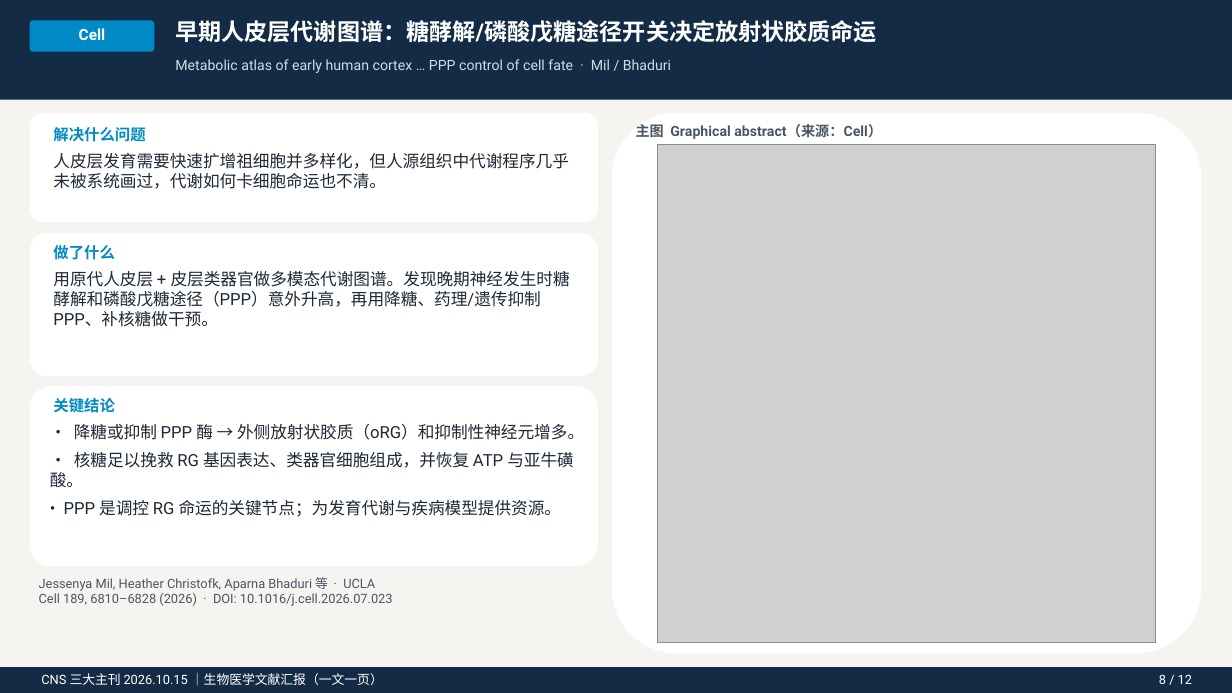
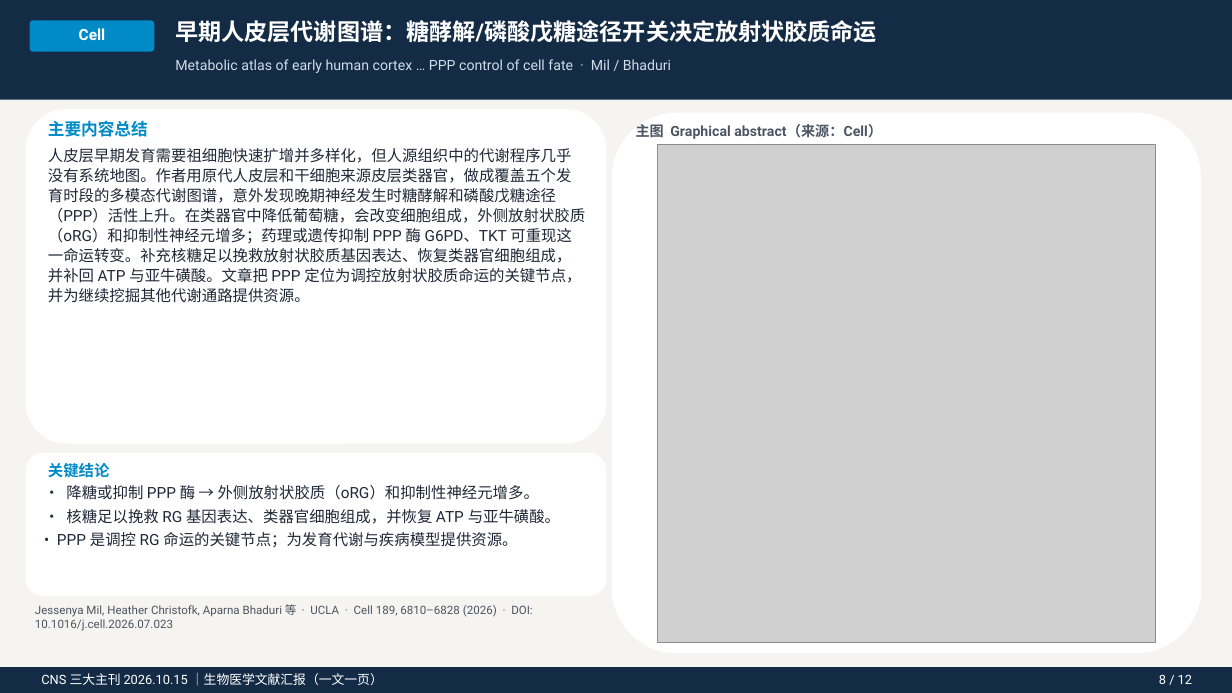
Before and after one commit to zh798858037-sys/AI, a slide deck: slide 10 of CNS_20261015_生物医学文献汇报.pptx. Drawn at 1232x693 pixels with LibreOffice and Linux fonts; fonts in the diff are those of the drawing; grey boxes stand for pictures. Boxes give left, top, right and bottom in pixels: in the first picture for what was removed or moved away, otherwise in the second. Text is boxed around its words. In the diff, an @@ line names an element or a change of style, - is before the commit and + after.

```diff
--- a/CNS_20261015_生物医学文献汇报.pptx
+++ b/CNS_20261015_生物医学文献汇报.pptx
@@ rounded rectangle: place and size @@
-rounded rectangle at bbox=[30, 233, 598, 376]
+rounded rectangle at bbox=[26, 109, 606, 444]
@@ rounded rectangle removed at bbox=[30, 113, 598, 222] @@
@@ text at bbox=[48, 148, 585, 303]: text changed; size 13 to 12 pt @@
-用原代人皮层 + 皮层类器官做多模态代谢图谱。发现晚期神经发生时糖酵解和磷酸戊糖途径（PPP）意外升高，再用降糖、药理/遗传抑制 PPP、补核糖做干预。
+人皮层早期发育需要祖细胞快速扩增并多样化，但人源组织中的代谢程序几乎没有系统地图。作者用原代人皮层和干细胞来源皮层类器官，做成覆盖五个发育时段的多模态代谢图谱，意外发现晚期神经发生时糖酵解和磷酸戊糖途径（PPP）活性上升。在类器官中降低葡萄糖，会改变细胞组成，外侧放射状胶质（oRG）和抑制性神经元增多；药理或遗传抑制 PPP 酶 G6PD、TKT 可重现这一命运转变。补充核糖足以挽救放射状胶质基因表达、恢复类器官细胞组成，并补回 ATP 与亚牛磺酸。文章把 PPP 定位为调控放射状胶质命运的关键节点，并为继续挖掘其他代谢通路提供资源。
@@ text added at bbox=[48, 120, 148, 137], 13 pt, text #008BC7, bold @@
+主要内容总结
@@ text removed at bbox=[53, 127, 145, 142] @@
-解决什么问题
@@ text removed at bbox=[53, 153, 569, 189] @@
-人皮层发育需要快速扩增祖细胞并多样化，但人源组织中代谢程序几乎未被系统画过，代谢如何卡细胞命运也不清。
@@ text removed at bbox=[53, 245, 115, 260] @@
-做了什么
@@ rounded rectangle: place and size @@
-rounded rectangle at bbox=[30, 386, 598, 567]
+rounded rectangle at bbox=[26, 453, 606, 596]
@@ text "• 降糖或抑制 PPP 酶 → ...": place and size @@
-text "• 降糖或抑制 PPP 酶 → ..." at bbox=[50, 424, 584, 517]
+text "• 降糖或抑制 PPP 酶 → ..." at bbox=[57, 485, 560, 548]
@@ text "• 降糖或抑制 PPP 酶 → ..." at bbox=[57, 485, 560, 548]: size 13 to 12 pt; less space between paragraphs @@
@@ text "关键结论": place and size @@
-text "关键结论" at bbox=[53, 398, 115, 413]
+text "关键结论" at bbox=[48, 463, 110, 478]
@@ text at bbox=[35, 604, 532, 631]: text changed; size 10 to 9 pt @@
-Jessenya Mil, Heather Christofk, Aparna Bhaduri 等 · UCLA
-Cell 189, 6810–6828 (2026) · DOI: 10.1016/j.cell.2026.07.023
+Jessenya Mil, Heather Christofk, Aparna Bhaduri 等 · UCLA · Cell 189, 6810–6828 (2026) · DOI: 10.1016/j.cell.2026.07.023
```
Also in this commit, not shown: 12 other slides changed, 2 other files.
